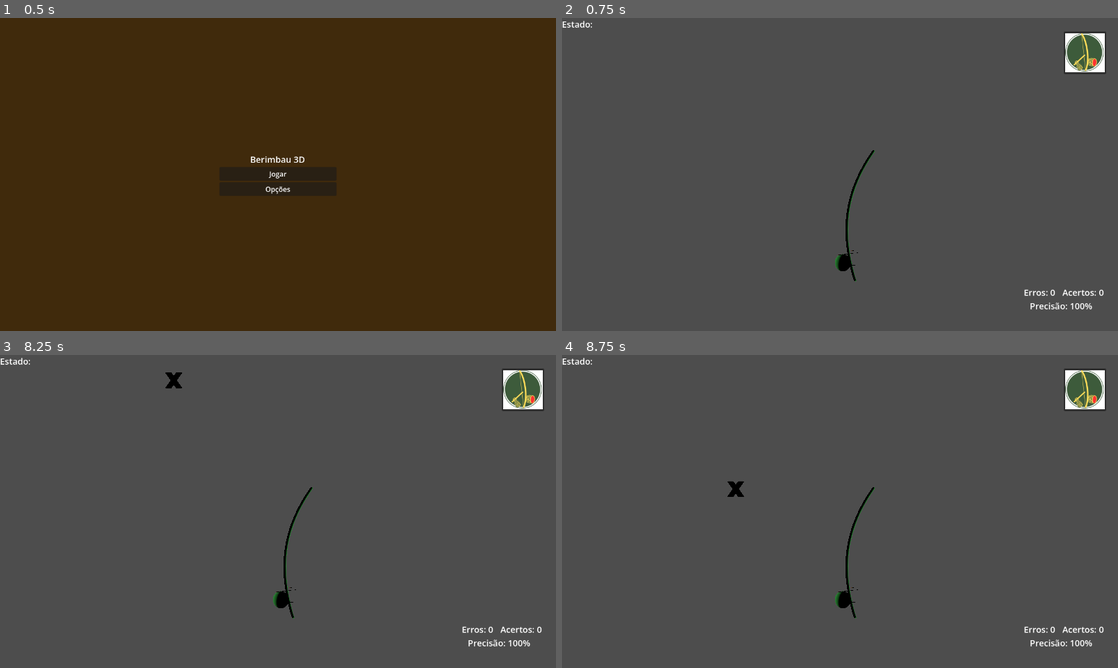
Above: before the commit, frames 1-4 (two rows, left to right).
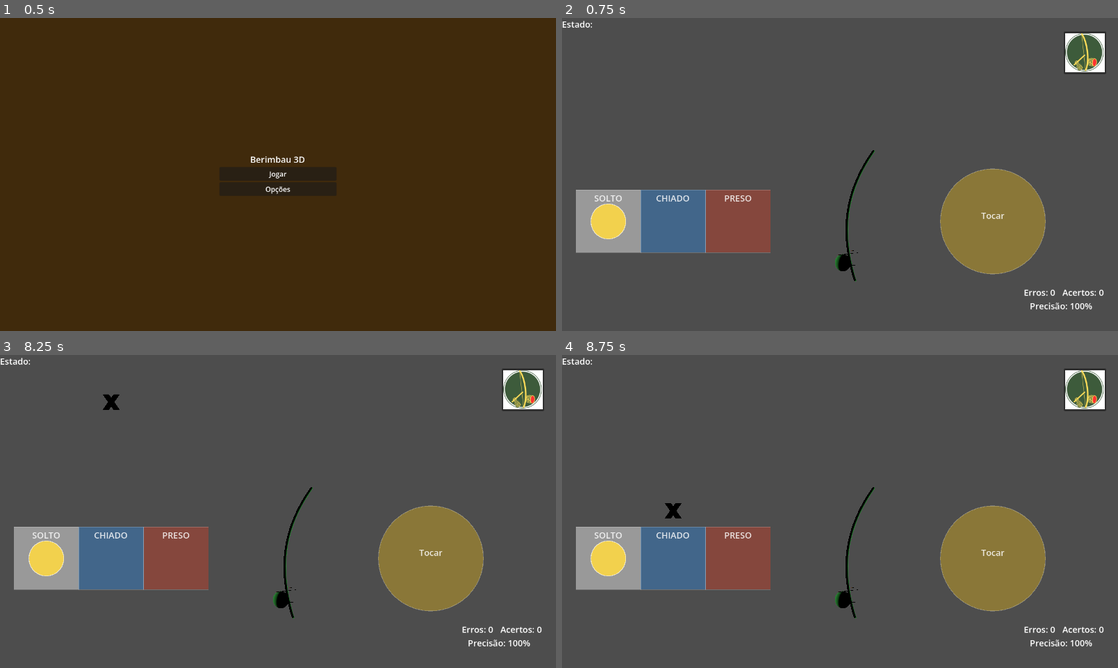
Above: after the commit, the same moments.

Repository: frsbrito/berimbau-3d
Game: Godot game, scene res://scenes/menu_principal.tscn
Two runs of this game, one before a commit and one after it. Both use one fixed random seed, a clock stepped at 60 frames per second and the inputs below.
Inputs (mouse positions are in pixels of both pictures, inside the frame that each line leads up to):
- Up to frame 1 (0.5 s): no input
- Up to frame 2 (0.75 s): click "Jogar" at 0.5 s
- Up to frame 3 (8.25 s): click (522, 389) at 1.25 s; click (161, 461) at 2 s; click (278, 461) at 2.75 s; click (394, 461) at 3.5 s; click "Toque de Angola" at 4.25 s; click "Toque de São Bento Grande" at 5 s; click "Lento" at 5.75 s; click "Equilibrado" at 6.5 s; click "Rápido" at 7.25 s; click "Fechar" at 8 s
- Up to frame 4 (8.75 s): no input

Frame 1 is identical in both runs. In frame 2, 12% of the frame differs, in the area x 2-87%, y 48-82%; in frame 3, 12%, in the area x 2-87%, y 5-82%; in frame 4, 12%.
Error before the commit: Parse Error: Expected indented block after "if" block. (res://scenes/touch_controls.gd:124)

Commit message:
Fix de indentação no pinch zoom do controle de câmera

Diff:
--- a/scenes/touch_controls.gd
+++ b/scenes/touch_controls.gd
@@ -122,8 +122,8 @@
 		if _camera_touch_index in _touch_positions and _pinch_touch_index in _touch_positions:
 			var dist = _touch_positions[_camera_touch_index].distance_to(_touch_positions[_pinch_touch_index])
 			if _pinch_last_distance > 0:
-			_zoom((dist - _pinch_last_distance) * zoom_sensitivity)
-			_pinch_last_distance = dist
+				_zoom((dist - _pinch_last_distance) * zoom_sensitivity)
+				_pinch_last_distance = dist
 	elif event.index == _camera_touch_index:
 		_orbitar(event.relative)
 	elif event.index == _dobrao_touch_index:
